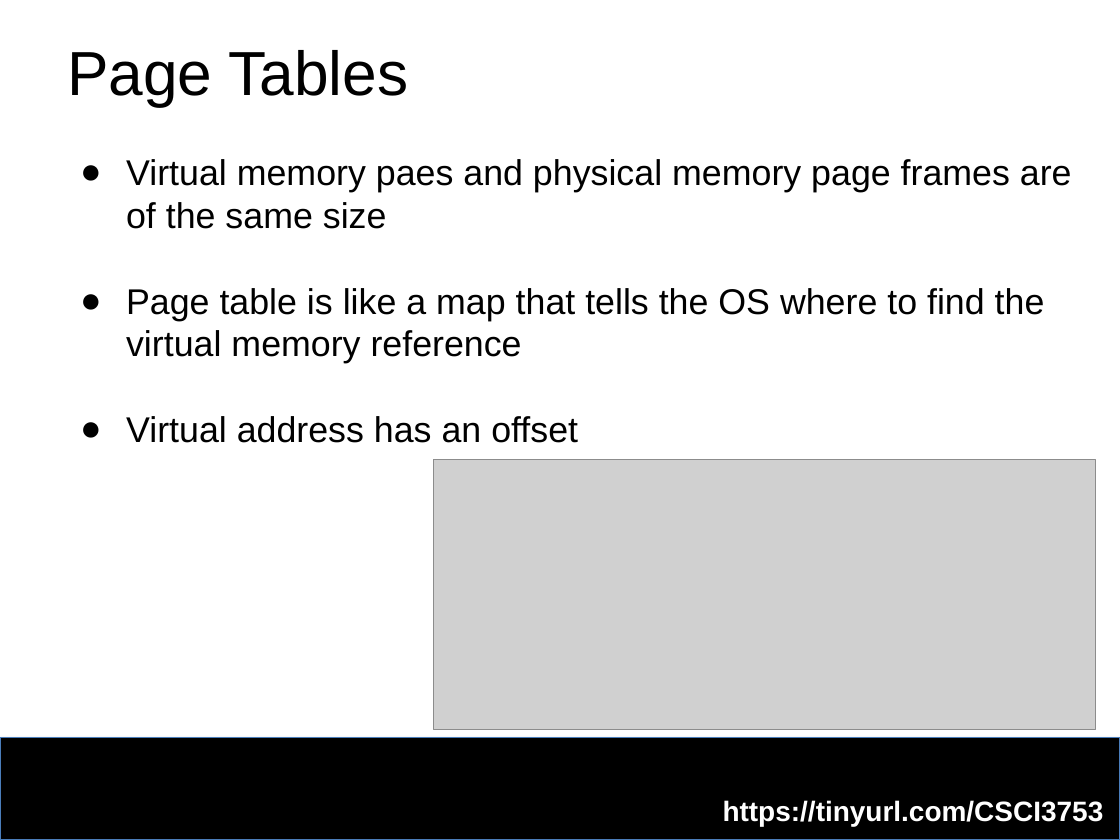
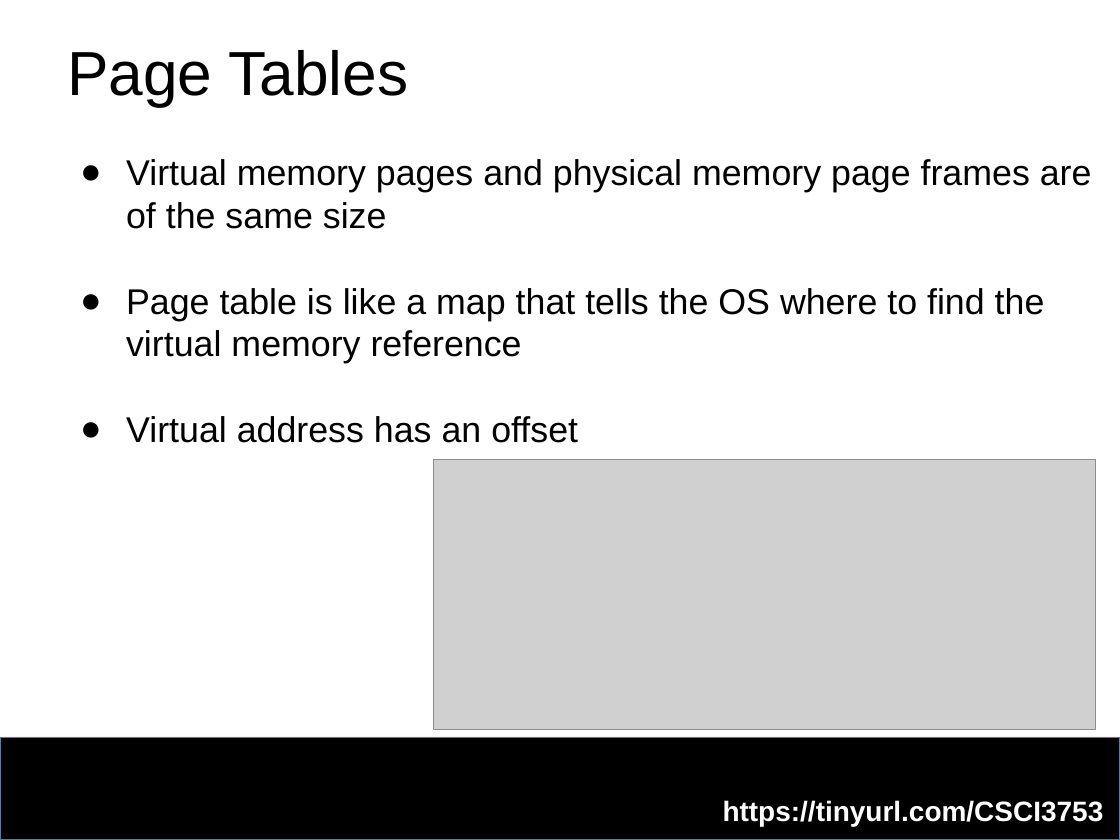
Before and after one commit to jarek-tr/csci-3753-fa25, a slide deck: slide 6 of w10/CSCI3753_REC_10.pptx. Drawn at 1120x840 pixels with LibreOffice and Linux fonts; fonts in the diff are those of the drawing; grey boxes stand for pictures; background and template pictures are left out. Boxes give left, top, right and bottom in pixels: in the first picture for what was removed or moved away, otherwise in the second. Text is boxed around its words. In the diff, an @@ line names an element or a change of style, - is before the commit and + after.

Commit message:
added make + run slide and fixed some typos

```diff
--- a/w10/CSCI3753_REC_10.pptx
+++ b/w10/CSCI3753_REC_10.pptx
@@ text at bbox=[126, 159, 1092, 229]: text changed @@
-● Virtual memory paes and physical memory page frames are of the same size
+● Virtual memory pages and physical memory page frames are of the same size
```
Also in this commit, not shown: 1 other slide changed, 1 slide added, 1 slide removed, 1 other file.
